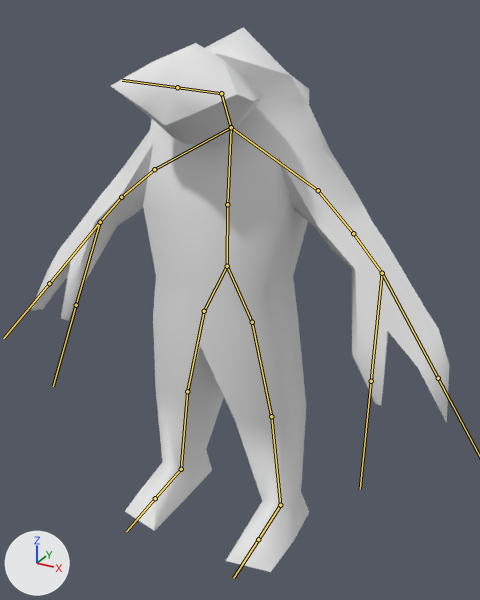
The FBX model Assets/Models/Entities/MeatShield.fbx: old version first, new version second.
Both versions are drawn from a 50 mm camera at (7.6, -13.17, 12.8) aimed at (0.84, -0.88, 6.65). The axes (+X, +Y, +Z) are drawn at lower left. The lights are the same throughout. The bones that bend it are drawn over the model as lines.

Objects in the first picture: 'MeatShield'.
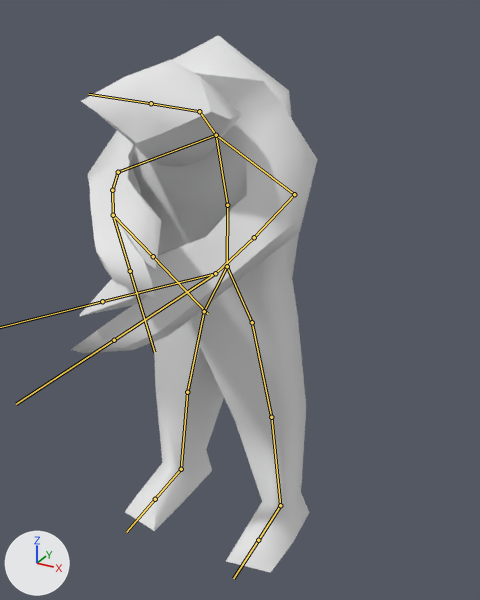
The newer file adds an action. The first version stands in its rest pose; the second is drawn at frame 73 of the action 'Armature|ArmatureAction'.

What differs and where, as boxes [x1, y1, x2, y2] in the pictures (480 x 600 px):
'MeatShield', posed (41% narrower): before [31, 27, 449, 572]; after [71, 35, 317, 573]
bone 'UpperSpine', root to tip: before (227, 204) to (231, 127); after (227, 205) to (216, 135)
bone 'Head', root to tip: before (221, 93) to (177, 87); after (199, 111) to (151, 103)
bone 'Shoulder_L', root to tip: before (231, 127) to (318, 190); after (216, 135) to (294, 194)
bone 'UpperArm_L', root to tip: before (318, 190) to (353, 233); after (294, 194) to (254, 237)
bone 'LowerArm_L', root to tip: before (353, 233) to (382, 273); after (254, 237) to (215, 273)
bone 'Claw2_L', root to tip: before (382, 273) to (371, 381); after (215, 273) to (102, 301)
bone 'Shoulder_R', root to tip: before (231, 127) to (154, 169); after (216, 135) to (118, 172)
bone 'UpperArm_R', root to tip: before (154, 169) to (121, 197); after (118, 172) to (112, 190)
bone 'LowerArm_R', root to tip: before (121, 197) to (100, 222); after (112, 190) to (113, 215)
bone 'Claw2_R', root to tip: before (100, 222) to (76, 305); after (113, 215) to (153, 256)

The edits, one by one:
Bone 'UpperSpine' (bone_upperspine) turns from (0, 0, 0) to (22, 0, 0) degrees about its own x, y and z.
Bone 'Head' (bone_head) turns from (0, 0, 0) to (24, 0, 0) degrees about its own x, y and z.
Bone 'Shoulder_L' (bone_shoulder_l) turns from (0, 0, 0) to (13, -16, -27) degrees about its own x, y and z.
Bone 'UpperArm_L' (bone_upperarm_l) turns from (0, 0, 0) to (-49, -27, -37) degrees about its own x, y and z.
Bone 'LowerArm_L' (bone_lowerarm_l) turns from (0, 0, 0) to (-10, -1, 0) degrees about its own x, y and z.
Bone 'Claw2_L' (bone_claw2_l) turns from (0, 0, 0) to (23, -2, -12) degrees about its own x, y and z.
Bone 'Shoulder_R' (bone_shoulder_r) turns from (0, 0, 0) to (13, 15, 28) degrees about its own x, y and z.
Bone 'UpperArm_R' (bone_upperarm_r) turns from (0, 0, 0) to (-23, 35, 75) degrees about its own x, y and z.
Bone 'LowerArm_R' (bone_lowerarm_r) turns from (0, 0, 0) to (-2, 3, -2) degrees about its own x, y and z.
Bone 'Claw2_R' (bone_claw2_r) turns from (0, 0, 0) to (22, -1, -4) degrees about its own x, y and z.
